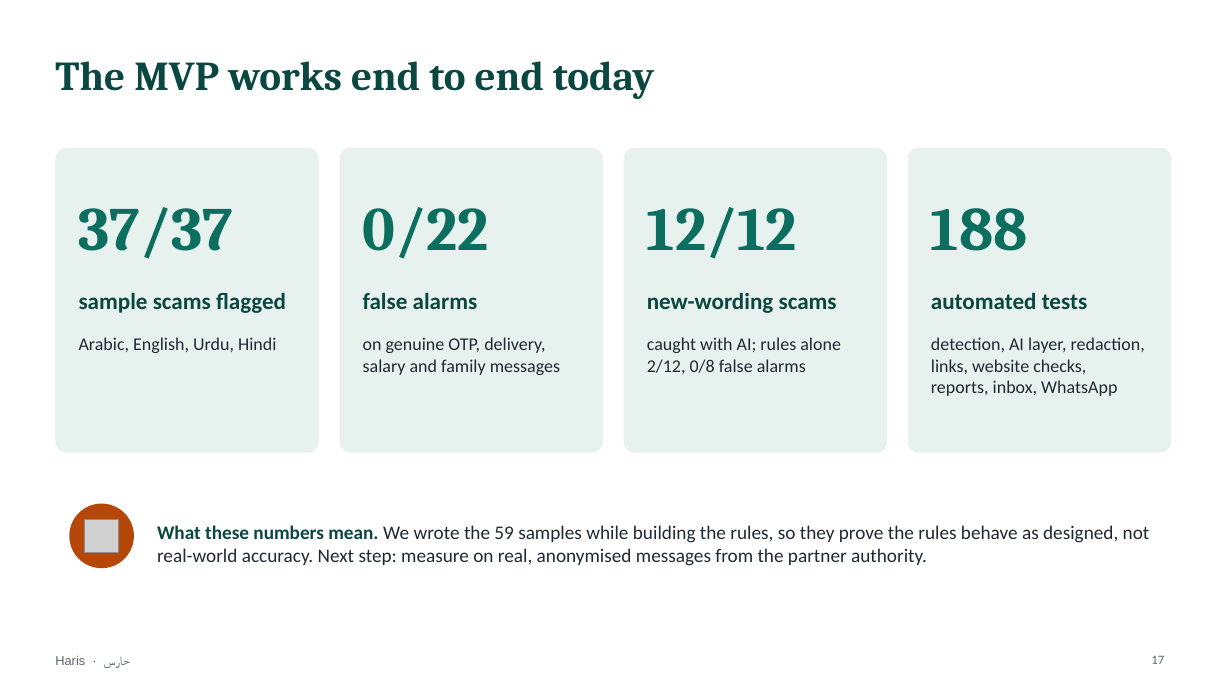
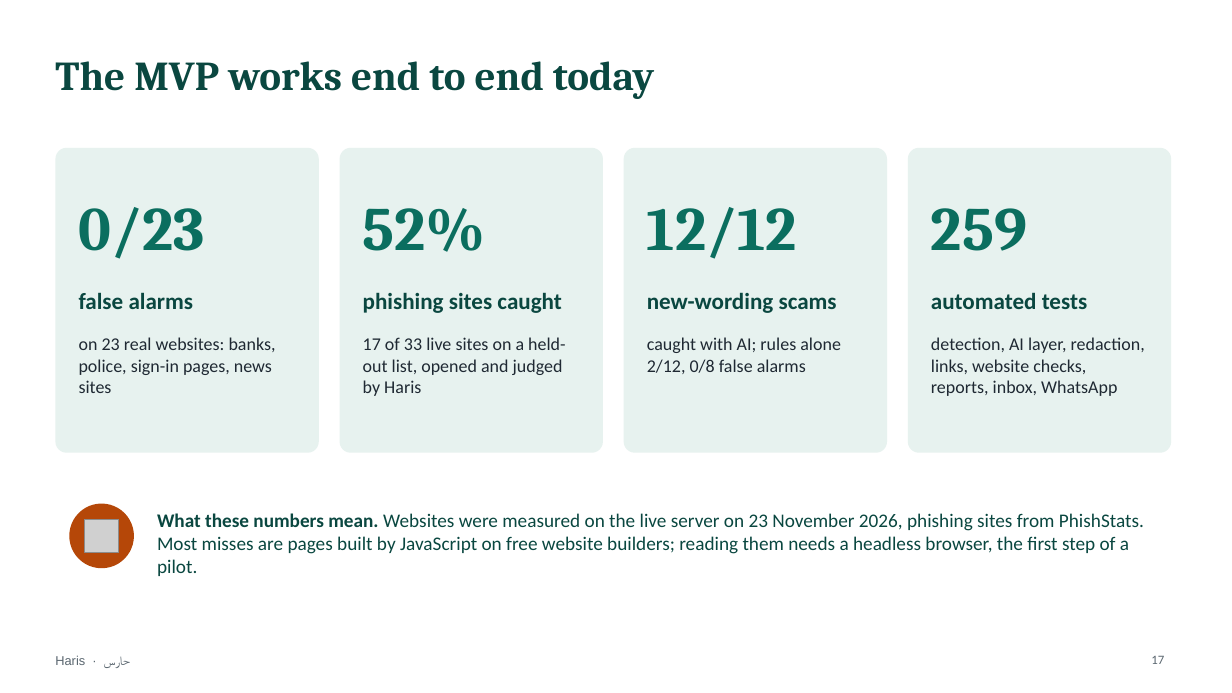
Before and after one commit to mohamedtorky2022/Haris, a slide deck: slide 17 of docs/Haris-presentation.pptx. Drawn at 1232x693 pixels with LibreOffice and Linux fonts; fonts in the diff are those of the drawing; grey boxes stand for pictures. Boxes give left, top, right and bottom in pixels: in the first picture for what was removed or moved away, otherwise in the second. Text is boxed around its words. In the diff, an @@ line names an element or a change of style, - is before the commit and + after.

```diff
--- a/docs/Haris-presentation.pptx
+++ b/docs/Haris-presentation.pptx
@@ text at (79,207,205,259): text changed @@
-37/37
+0/23
@@ text at (363,208,486,252): text changed @@
-0/22
+52%
@@ text at (931,208,1027,251): text changed @@
-188
+259
@@ text at (79,292,194,309): text changed @@
-sample scams flagged
+false alarms
@@ text at (363,292,561,313): text changed @@
-false alarms
+phishing sites caught
@@ text at (79,337,276,393): text changed @@
-Arabic, English, Urdu, Hindi
+on 23 real websites: banks, police, sign-in pages, news sites
@@ text at (363,337,565,396): text changed @@
-on genuine OTP, delivery, salary and family messages
+17 of 33 live sites on a held-out list, opened and judged by Haris
@@ text at (157,513,1144,576): text changed; text colour #1F2933 to #0A4740 @@
-What these numbers mean. We wrote the 59 samples while building the rules, so they prove the rules behave as designed, not real-world accuracy. Next step: measure on real, anonymised messages from the partner authority.
+What these numbers mean. Websites were measured on the live server on 23 November 2026, phishing sites from PhishStats. Most misses are pages built by JavaScript on free website builders; reading them needs a headless browser, the first step of a pilot.
```
Also in this commit, not shown: 4 other files.
